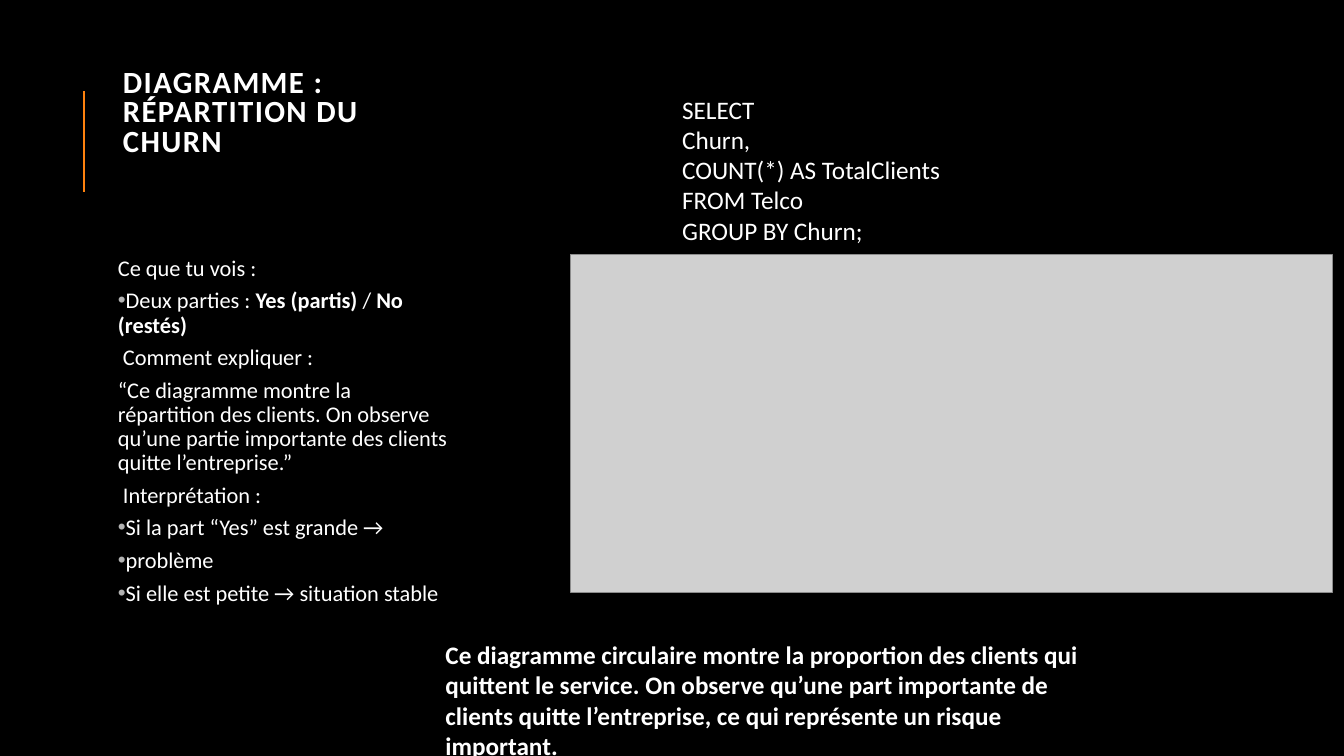
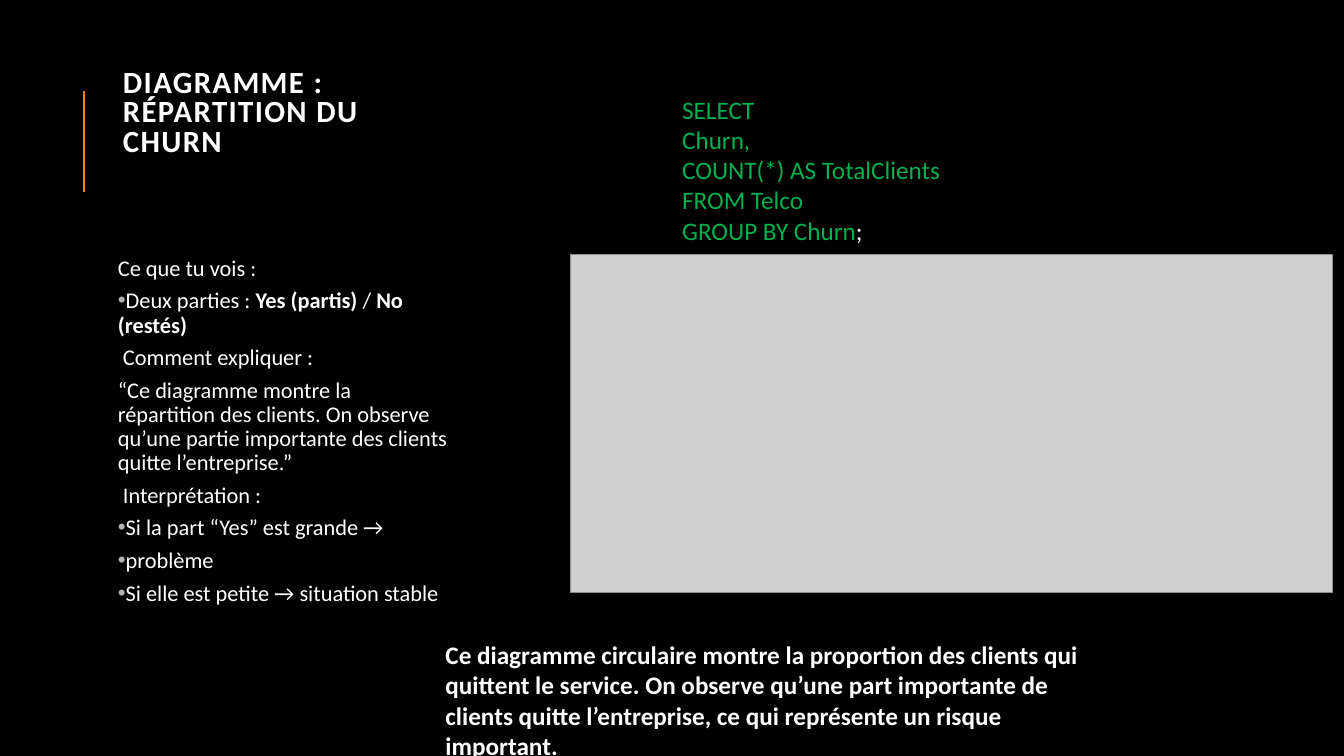
Before and after one commit to hamedtlili/sql-test-2, a slide deck: slide 10 of presentation/Projet Data Analytics – Telco Customer Churn.pptx. Drawn at 1344x756 pixels with LibreOffice and Linux fonts; fonts in the diff are those of the drawing; grey boxes stand for pictures. Boxes give left, top, right and bottom in pixels: in the first picture for what was removed or moved away, otherwise in the second. Text is boxed around its words. In the diff, an @@ line names an element or a change of style, - is before the commit and + after.

```diff
--- a/presentation/Projet Data Analytics – Telco Customer Churn.pptx
+++ b/presentation/Projet Data Analytics – Telco Customer Churn.pptx
@@ text "SELECT Churn, COUNT(*) AS TotalClients ..." at (x1=682, y1=102, x2=940, y2=243): text colour #FFFFFF to #00B050 @@
```
Also in this commit, not shown: 6 other slides changed.
